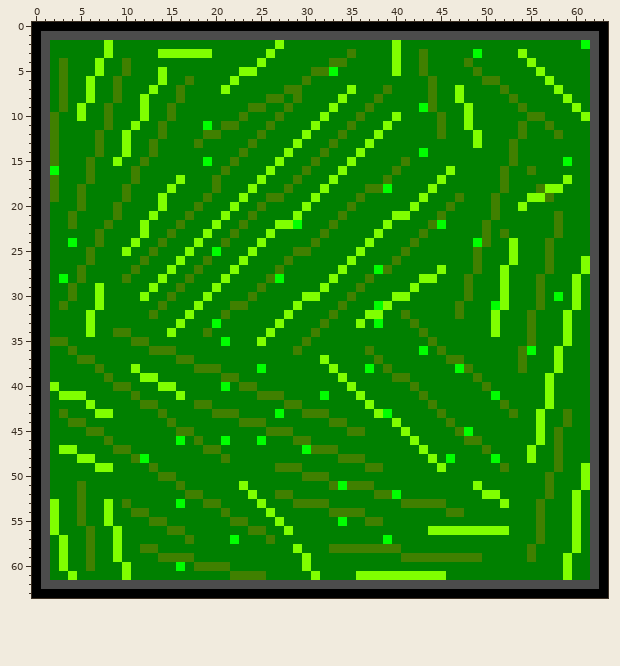
Two states of a pixel-art sprite, assets/grass.png. Above, as it was before the edit.
The file is 64x64 pixels.
Once edited:
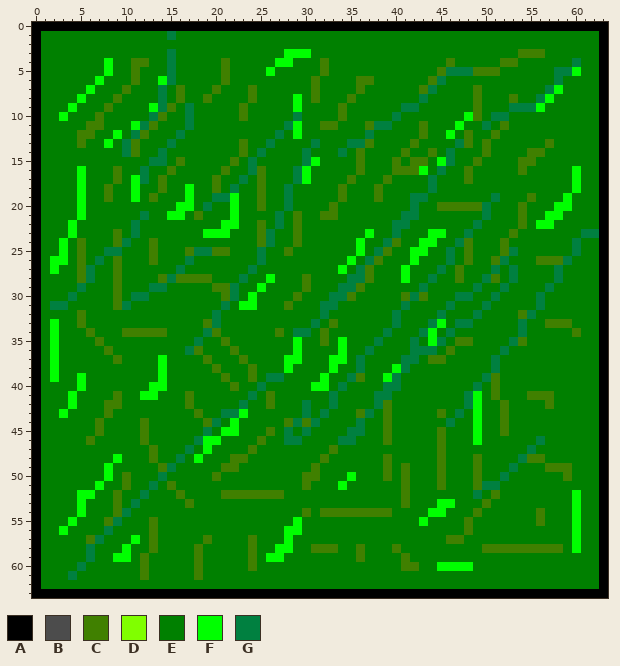
Palette (. is transparent): A #000000  B #4c4c4c  C #408000  D #80ff00  E #008000  F #00ff00  G #008040
Difference:
Changed rows in their new state; - is an unchanged pixel.
first column x 1:
 1 EEEEEEEEEEEEEEGEEEEEEEEEEEEEEEEEEEEEEEEEEEEEEEEEEEEEEEEEEEEEEE
 2 E------E------------------E------------E--------------------EE
 3 E------E-----EGEEEE------E-FFF----E----E--E-----E----CCC-----E
 4 E-E---EF-ECC--G-----C---E-FF---CEE-----E--E--C-E---CC-E----G-E
 5 E-E---EF-EC--EG-----C-EE-F----E-E------E--E-CGGG-CC----E-GGF-E
 6 E-E--EF-E-C--FG-E---CE-------EC----CC-------G----EE-----EG---E
 7 E-E--F--EC--EG-----CE--C---EE-C---EC--E---CG--E-C--E----GF---E
 8 E-E-FE-----E-G----C----C-EE-F-C--EC--E----GE--E-C------GF-E--E
 9 E-EFE------EFG--G-----CEE--EF---EC--E---GGEE---EC---GGGF---E-E
10 EEF-E-CE---EGCE-G---------E-G--E-C-E---G----E--FC-GG--EE----EE
11 EE---CCE--FGCE--G-E-EE---E-GF-ECC-E-CGG---C-E-FE-G-C-E--E----E
12 EE--CCE-FEGC-E-G--EE----E-G-FE---E--GE----C-EF-CE-C--E---E---E
13 EE--C-EF-GC-E-G--E----CE-G--E-G-E-GGC----C----GCEC--E---C----E
14 EE----E--GC-EG----------G--E-G-E-G-C----C-EC-G---C--E-CC-----E
15 EE---E--E--EGG-C--E----G--E--GF---EC---CECC-FG--C---ECC---E--E
16 EE--FE--C-EG--C--------GCE--GF---E-C----CCF-GE-C---E-CE----F-E
17 EE--FE--C-FG-C-E------G-C---GF--E-C--------GE--C---E------EF-E
18 EE--F--C-EF--CE-F----G-EC--G---E-C--E-E----G-------E---EEE-F-E
19 EE--F--C-EF-CE--F-EGGFE-CEEG--E--C-E-C---GG---E---G---CEE-F--E
20 E---F---E----E-FFEG--F-----G-E--C-E------G--C-CCCGE--C---FF--E
21 E--EF---E--GE-FFEC--EF-E--G-C--CCE-----EGG--E----GE--C--FF---E
22 E--F---E--GE---E---EFFE-C-GEC---E-----EGG--EE---GE---C-FFE---E
23 E--F--E-C-GE--E---FFFE--CG--C--E----FE-G--EFF--G-E-EC----E--GG
24 E-FEC-E-CGE-CE---E--E---CG--C-E----FE-GC-EFF--GCEE-CE---E--G-E
25 E-F-CE-GGE------CGGCC--EG--CEE-----F-GC-EFF--G-CE--CG---E--G-E
26 EFF-CEG-C--EC--EG-E---E-G--E------F-GC-E-F---G-CE-CGE--C-CG-EE
27 EF---G--C-E---EG-E---E-G--E------F-GCEE-F---G-C-E-GEG---EG--EE
28 E-E--G--CE---CGC-CC-E-G--FE--C--E-GG----F-EG--CE-GCEG--E-G-E-E
29 E--EG-E-C---GG-E---CCG--F----C-E-GG------EG----EG--G---EG--E-E
30 E--G--E-C-GG--E---E-CG-F----CEE-GG-----ECGC---GG--GE---G-E-E-E
31 EGG---E-CG---E---E--GEFF---CE--GGE---EE-G----GE--GEE---G---E-E
32 E---CE------E---E--GE------E---GE---EE-GE---G-E-G-E--CG---E--E
33 EF--CE---------E--CG------E---GEC--E-E-G-E-GF-GG--E--GE-CCC--E
34 EF---C--E-CCCCE---GC-----EC-GGEC------G---GF-G----E--GE---EC-E
35 EFE---C---EE-----G--C---E---FE-C-F---G---G-FG-CC----GCE---E--E
36 EF-E---C----EEE-GC---C------F----F--G----GGGEC-----G-EE--E---E
37 EF--EE--C----F-EE-C---C----FF--EFF-G-E--GG-CCEE---G--E---E---E
38 EF----E---E--F---EE----CE--F----F--GE-EFG-----EE--G--E---E---E
39 EF--F--E---EEF-------E-C-GG----F-EGC--FGE-------EGC-----E----E
40 EE--F---EE--FFE-----ECEEG-----FF-GE---GG-E------GEC-----E----E
41 E-EFE---C-EFF--EC------GE-E----EG--E-GG---E----GF-C---CCC----E
42 E--F-E-CC--EE---CEE---G--C-EEG--G---EGC----E---GF-------C----E
43 E-F---EC-----E---C-EGGF---E--GEG---CGEC-------G-F--CE--E--E--E
44 E--EE-C----C--E---CG-FEEE--CGCG-EE-G--CE-----G--F--C---E--E--E
45 E----E-----C---EE-G-FF----EG-G----GG--C-E---C-EEF--C---E-E---E
46 E----C-E---C---E-GFFE---C--GGE---GG---C--E--C--EF------G-E---E
47 E-EE----EE--C---G-FE---C-----EEE----------E-C----E----G--E---E
48 E---EE--F-EEC--G-F--ECC--------C-EEE--C----ECE--C-E--GCC-E---E
49 E-----EF----ECG-----CC----EEE-C-----EEC-C---C---C--EG---C-C-EE
50 E------F-C---GE----C-----------E--F---C-C---C---C--G----E-C-EE
51 E---E-F--C--G-CE------E------C--E-EEE---C---C---CGG-----E---EE
52 E---FF--C--G---CEE--CCCCCC-E---------EEEC-------GEC-----E--F-E
53 EE--F--ECEG----EC-EE----E---EEEE---------EEEFF---C-E---E---F-E
54 EE--F--ECGEE--------E----E---C-C----CCC----FFEE-C----------F-E
55 EE-FE--CG----E-------EE---E-F----E--EE----F----C-----------F-E
56 EEF--E-GE---C-EE-------EE--FF--------------EEEECEEEE---E---F-E
57 E-E---G-E-F-C---E-C--E-C-E-F----------E------CC--------E---F-E
58 E-E--G--EF-E-----C-----C--FFE-CC-EE-EEE----------CCCCC-CCC-F-E
59 E-E--G--FF-C-EEEEC-----C-FF--E-----C-----EEEEEEEE-----E---E--E
60 E-E-GE---E-C---E--EEE--C-----E----------CC--FFFF----------E--E
61 E--G-----E-C-----C---EEEE-----E----EEEEEEEEEE-------------E--E
62 EEEEEEEEEEEEEEEEEEEEEEEEEEEEEEEEEEEEEEEEEEEEEEEEEEEEEEEEEEEEEE
Boxes around the changes in both pictures, in picture pixels (x1, y1, x2, y2):
changed: (41, 31, 599, 589)
